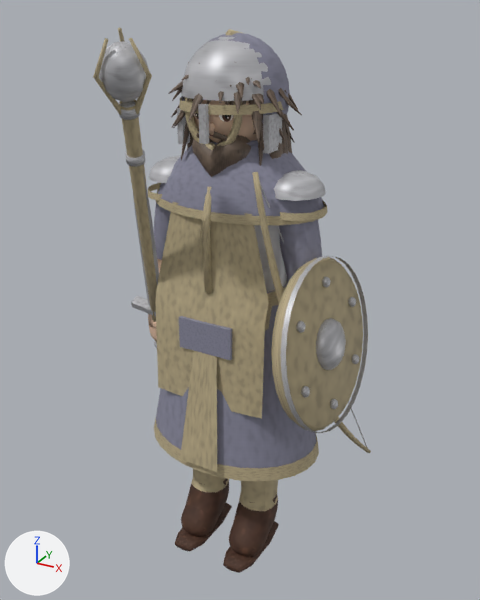
What one commit did to the glTF model assets/models/personaje.glb.
The view is the same before and after, from a 50 mm camera at (0.951, -1.689, 1.766) aimed at (0.048, -0.046, 0.945). The axes (+X, +Y, +Z) are drawn at lower left. The lights are the same throughout. The first picture is the older version. Vertices at exactly the same position are counted once.

In view in the first picture: 'Arma_arco', 'Arma_baston', 'Arma_espada', 'Armadura', 'Barba', 'Capucha', 'Cuerpo', 'Escudo', 'Mandil', 'Pelo_largo', 'Tunica', 'Yelmo' and 1 more.
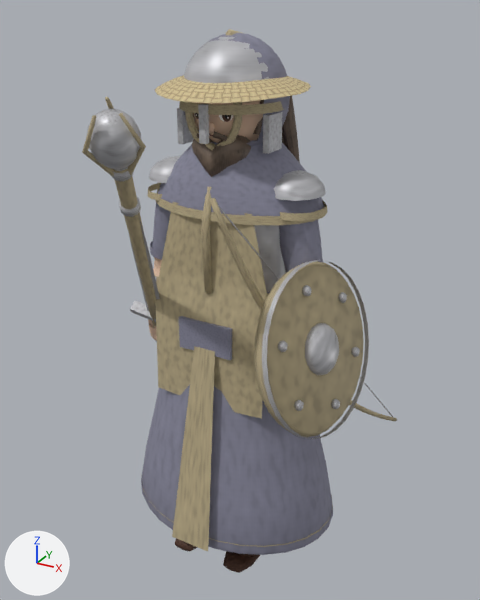
The change, as a list of edits to the scene's bpy script:
```text
Add mat_pintado:
    mat_pintado = bpy.data.materials.new('pintado')
    # colours: beige #ddceaa
    # uses the picture img_neutra_palma
Change me_arma_arco:
    remove me_arma_arco.from_pydata(...)  # 162 vertices, 296 faces; spans x 0.137..0.403, y -0.148..0.304, z 0.276..1.371
    add me_arma_arco.from_pydata(...)  # 162 vertices, 296 faces; spans x 0.076..0.464, y -0.268..0.396, z 0.378..1.321
    me_arma_arco part 1: the whole mesh is multiplied about its middle by the matrix ((0.995, 0.039, -0.097), (-0.06, 0.973, -0.222), (0.086, 0.227, 0.97)), then moved by (0.0, -0.014, 0.026)
Change me_arma_baston:
    remove me_arma_baston.from_pydata(...)  # 232 vertices, 416 faces; spans x -0.41..0.0, y -0.45..0.2, z 0.21..1.73
    add me_arma_baston.from_pydata(...)  # 232 vertices, 416 faces; spans x -0.48..0.09, y -0.63..0.31, z 0.28..1.6
    me_arma_baston part 2: the whole mesh is multiplied about its middle by the matrix ((0.995, -0.039, 0.097), (0.06, 0.973, -0.222), (-0.086, 0.227, 0.97)), then moved by (0.02, -0.04, -0.03)
Change me_arma_espada:
    remove me_arma_espada.from_pydata(...)  # 101 vertices, 164 faces; spans x -0.337..-0.109, y -0.325..0.015, z 0.674..1.468
    add me_arma_espada.from_pydata(...)  # 101 vertices, 164 faces; spans x -0.327..-0.033, y -0.46..0.031, z 0.685..1.372
    me_arma_espada part 3: the whole mesh is multiplied about its middle by the matrix ((0.995, -0.039, 0.097), (0.06, 0.973, -0.222), (-0.086, 0.227, 0.97)), then moved by (0.033, -0.06, -0.039)
Change me_banda:
    remove me_banda.from_pydata(...)  # 124 vertices, 168 faces; spans x -0.126..0.126, y -0.137..0.177, z 1.385..1.59
    remove me_banda.materials.append(mat_trim)
    add me_banda.from_pydata(...)  # 337 vertices, 506 faces; spans x -0.219..0.219, y -0.208..0.198, z 1.545..1.677
    me_banda part 4: the loose piece of 48 vertices spanning x -0.126..0.126, y -0.137..0.127, z 1.55..1.59 is rebuilt with 162 vertices and now spans x -0.219..0.219, y -0.208..0.198, z 1.545..1.601, in mat_pintado
    other edits to the shape of me_banda do not show in these pictures
    add me_banda.materials.append(mat_pintado)
    add me_banda.materials.append(mat_cloth)
Change me_escudo:
    remove me_escudo.from_pydata(...)  # 446 vertices, 804 faces; spans x 0.268..0.419, y -0.336..0.165, z 0.64..1.135
    add me_escudo.from_pydata(...)  # 446 vertices, 804 faces; spans x 0.232..0.43, y -0.362..0.133, z 0.636..1.126
    me_escudo part 5: the whole mesh is multiplied about its middle by the matrix ((0.995, 0.039, -0.097), (-0.06, 0.973, -0.222), (0.086, 0.227, 0.97)), then moved by (-0.013, -0.028, -0.007)
Change me_pelo_largo:
    remove me_pelo_largo.from_pydata(...)  # 2829 vertices, 5074 faces; spans x -0.157..0.175, y -0.183..0.229, z 1.134..1.67
    add me_pelo_largo.from_pydata(...)  # 2729 vertices, 4780 faces; spans x -0.141..0.141, y -0.125..0.218, z 1.183..1.672
    me_pelo_largo part 6: the loose piece of 43 vertices spanning x 0.071..0.135, y 0.061..0.161, z 1.134..1.56 is rebuilt with 57 vertices and now spans x 0.086..0.141, y 0.083..0.173, z 1.263..1.553
    me_pelo_largo part 7: 32 loose pieces with 1184 vertices, spanning x -0.145..0.175, y -0.183..0.169, z 1.34..1.668, are deleted
    me_pelo_largo part 8: 1071 vertices removed from x -0.157..0.157, y -0.141..0.168, z 1.134..1.668; 2023 vertices added at x -0.131..0.13, y -0.084..0.206, z 1.248..1.672
    other edits to the shape of me_pelo_largo do not show in these pictures
Change me_tunica:
    remove me_tunica.from_pydata(...)  # 258 vertices, 340 faces; spans x -0.304..0.304, y -0.234..0.224, z 0.4..1.0
    add me_tunica.from_pydata(...)  # 370 vertices, 508 faces; spans x -0.367..0.367, y -0.299..0.275, z 0.145..1.0
    me_tunica part 9: the loose piece of 56 vertices spanning x -0.304..0.304, y -0.224..0.224, z 0.4..0.445 is rebuilt with 56 vertices and now spans x -0.297..0.297, y -0.22..0.22, z 0.4..0.445
    me_tunica part 10: a new loose piece of 56 vertices spanning x -0.364..0.364, y -0.272..0.272, z 0.148..0.185, in mat_trim
    me_tunica part 11: 36 vertices moved from x -0.282..0.282, y -0.21..0.21, z 0.5..0.863 to x -0.292..0.292, y -0.252..0.215, z 0.423..0.818; 32 vertices removed from x -0.297..0.297, y -0.234..0.22, z 0.42..0.517; 88 vertices added at x -0.367..0.367, y -0.299..0.275, z 0.145..0.32
    me_tunica part 12: 168 kept faces spanning x -0.292..0.292, y -0.215..0.215, z 0.5..1.0 get new texture (UV) coordinates
```

What differs and where, as boxes [x1, y1, x2, y2] in the pictures (480 x 600 px; the box of a moved part takes in the faces that stretch with it):
'Tunica', reshaped (16% wider, 33% taller)
    before: [154, 283, 319, 481]
    after: [141, 291, 333, 555]
'Escudo', reshaped (18% wider)
    before: [271, 256, 368, 433]
    after: [254, 260, 369, 439]
'Arma_baston', reshaped (15% wider, 27% shorter)
    before: [93, 27, 157, 343]
    after: [82, 97, 156, 328]
'Banda', reshaped (not visible before)
    after: [155, 75, 311, 103]
'Arma_arco', reshaped (57% wider, 21% shorter)
    before: [252, 172, 371, 453]
    after: [209, 198, 397, 421]
'Pelo_largo', reshaped
    before: [172, 75, 298, 166]
    after: [260, 96, 300, 163]
'Arma_espada', reshaped (10% wider, 30% shorter)
    before: [131, 169, 159, 348]
    after: [129, 217, 160, 342]
part 6 of me_pelo_largo, rebuilt (not visible before)
    after: [282, 96, 300, 163]
part 7 of me_pelo_largo, deleted (mostly hidden)
    before: [181, 78, 298, 160]
part 8 of me_pelo_largo, moved or reshaped (mostly hidden)
    before: [172, 75, 292, 166]
    after: [260, 100, 287, 147]
part 9 of me_tunica, rebuilt (not visible afterwards)
    before: [154, 418, 319, 481]
part 10 of me_tunica, added
    after: [141, 475, 333, 547]
part 11 of me_tunica, moved or reshaped
    before: [156, 351, 317, 472]
    after: [141, 346, 333, 555]
part 12 of me_tunica, surface changed
    before: [158, 283, 311, 449]
    after: [155, 291, 311, 451]
